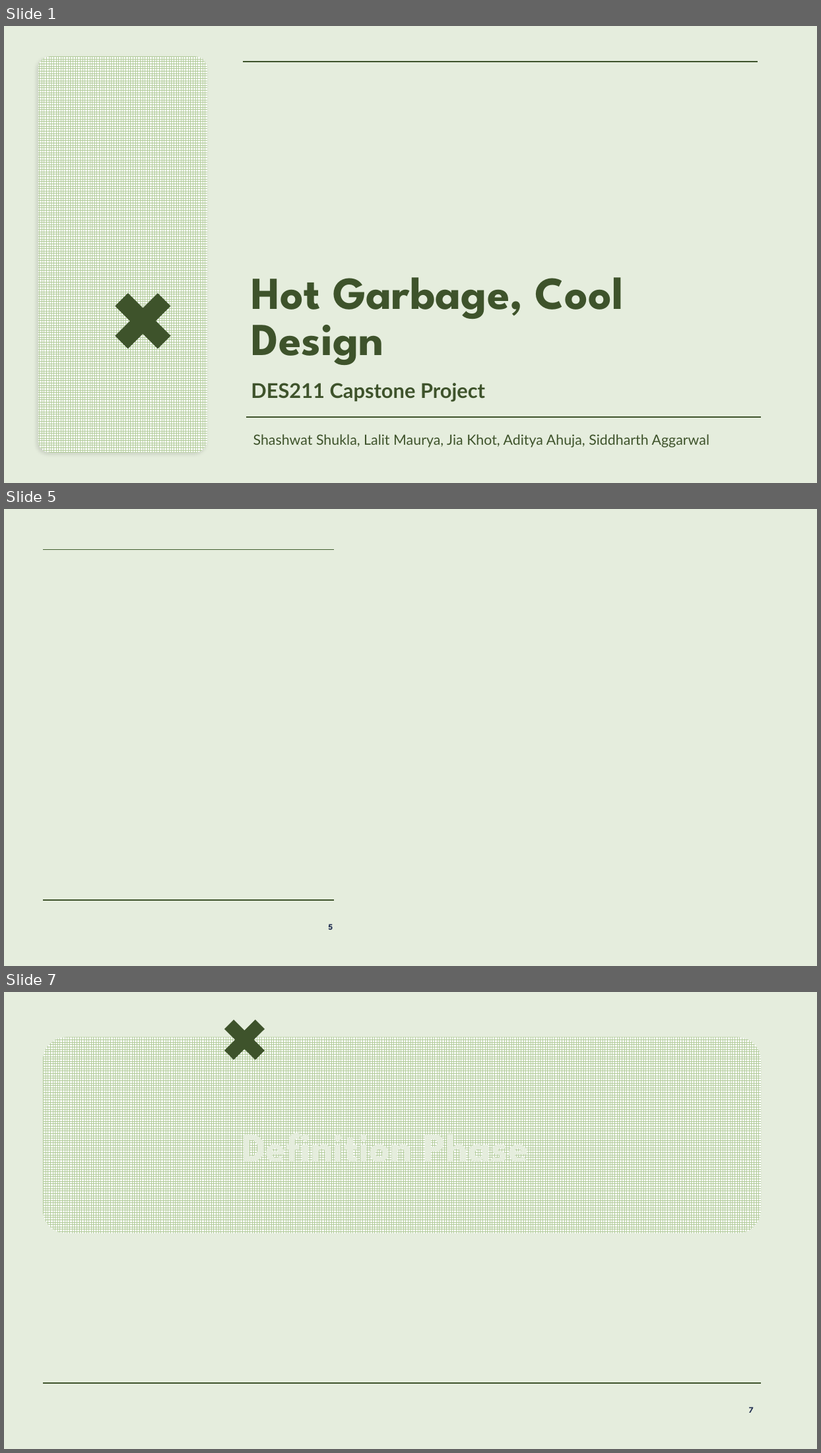
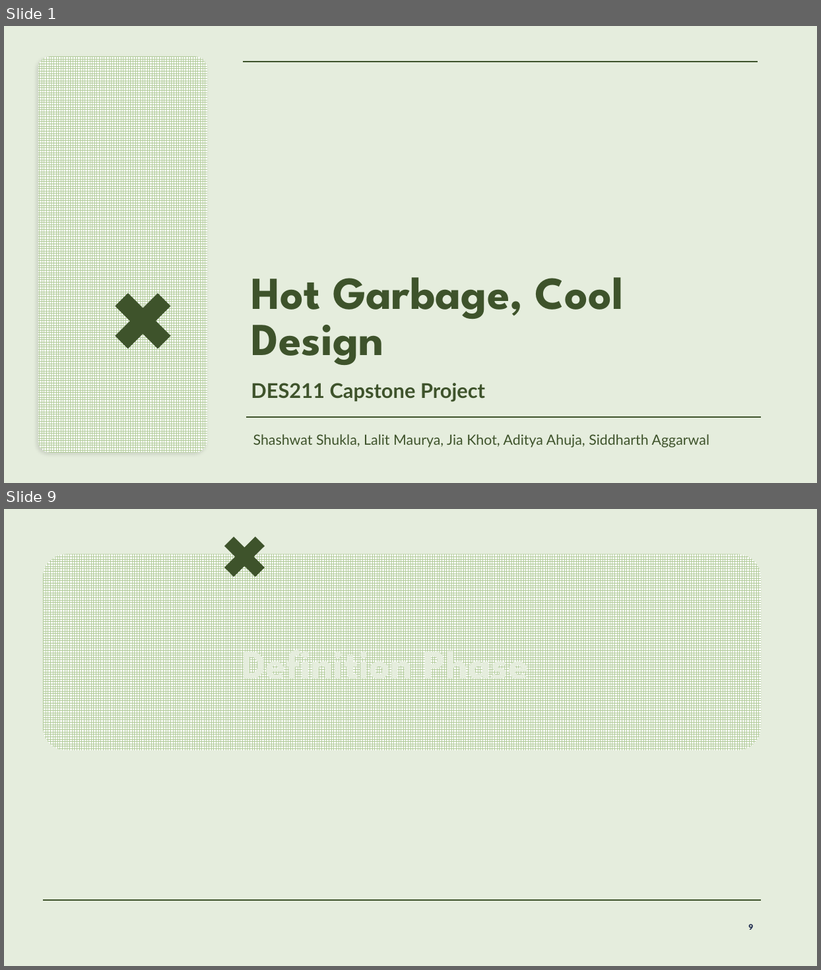
Before and after one commit to lalitm1004/DES211-CCD, a slide deck: presentation.pptx. Shown one above the other, each under a label of ours: slides 1, 5 and 7 before the commit, slides 1 and 9 after it; the slides between them are not shown. The pictures are 821x1453 and 821x970 pixels, drawn with LibreOffice and Linux fonts; fonts in the diff are those of the drawing; background and template pictures are left out. Boxes give left, top, right and bottom in pixels: in the first picture for what was removed or moved away, otherwise in the second. Text is boxed around its words. In the diff, an @@ line names an element or a change of style, - is before the commit and + after.

```diff
--- a/presentation.pptx
+++ b/presentation.pptx
@@ slide 5 removed at bbox=[4, 509, 817, 966], background #E5EDDD @@
@@ line removed from (43, 550) to (334, 550) @@
@@ line removed from (43, 900) to (334, 900) @@
@@ page number removed at bbox=[328, 924, 333, 930] @@
-5
@@ what was slide 7 is now slide 9 @@
@@ page number at bbox=[748, 924, 753, 930]: text changed @@
-7
+9
```
Also in this commit, not shown: 2 slides changed, 5 slides added, 2 other slides removed.
